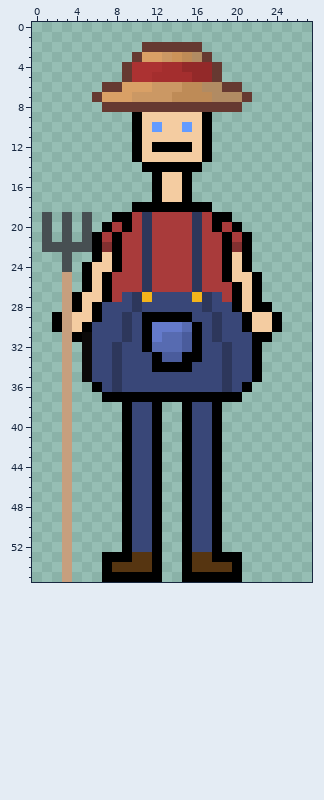
Pixel-art file: Content/Farmer.aseprite. The picture above is the old version.
28x56 pixels, 1 frame.
Now the later version:
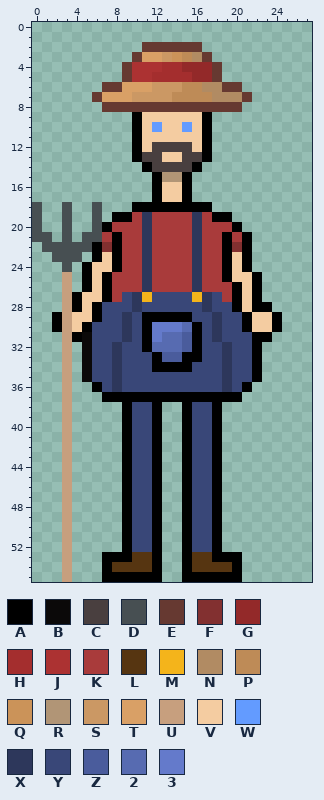
Palette (. is transparent): A #000000  B #0b0909  C #493f3f  D #474f52  E #663931  F #823030  G #932929  H #a42e2e  J #ac3232  K #a93b3b  L #563511  M #f4b41b  N #b18b63  P #be8b57  Q #cb9359  R #b19576  S #cb9864  T #d9a066  U #c79f7e  V #f4cca1  W #639bff  X #2d375b  Y #394778  Z #4a5c9c  2 #576bb1  3 #647acb
Diff:
{"change": "layer \"Layer 1\" now hidden"}
{"y":12,"x":12,"old":"AAAA","new":"CCCC"}
{"y":13,"x":11,"old":"VV","new":"CC"}
{"y":13,"x":15,"old":"VV","new":"CC"}
{"y":14,"x":12,"old":"AAAA","new":"CCCC"}
{"y":15,"x":13,"old":"VV","new":"RR"}
{"y":18,"x":0,"old":".","new":"D"}
{"y":18,"x":3,"old":".","new":"D"}
{"y":18,"x":6,"old":".","new":"D"}
{"y":19,"x":0,"old":".D","new":"D."}
{"y":19,"x":5,"old":"D.","new":".D"}
{"y":20,"x":0,"old":".D","new":"D."}
{"y":20,"x":5,"old":"D.","new":".D"}
{"y":20,"x":9,"old":"A","new":"K"}
{"y":20,"x":18,"old":"A","new":"K"}
{"y":21,"x":0,"old":".","new":"D"}
{"y":21,"x":6,"old":"A","new":"D"}
{"y":23,"x":2,"old":".","new":"D"}
{"y":23,"x":4,"old":".","new":"D"}
{"label":"changed","picture_box":[32,142,202,262]}
{"label":"changed","picture_box":[212,222,222,232]}
